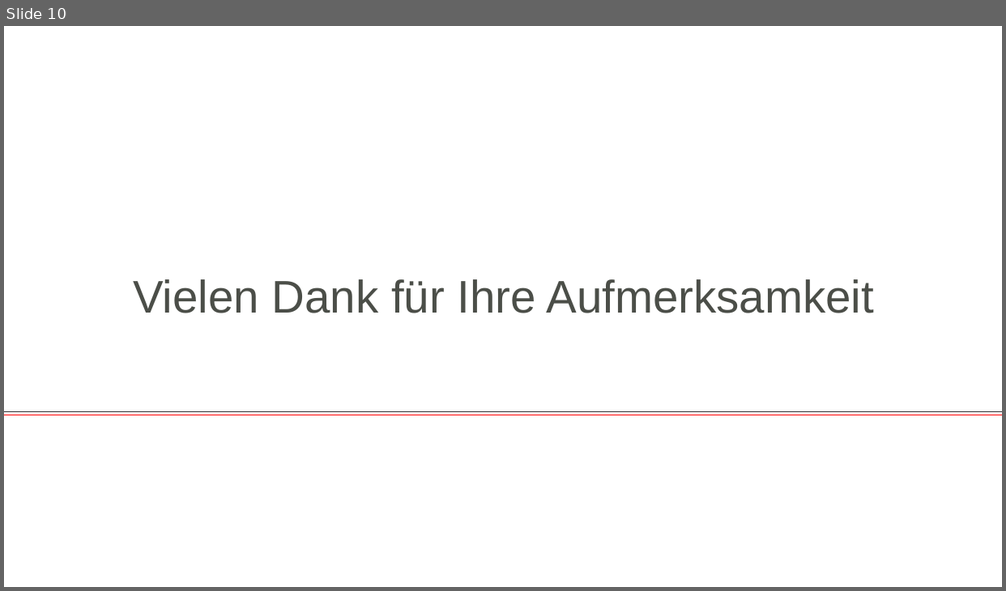
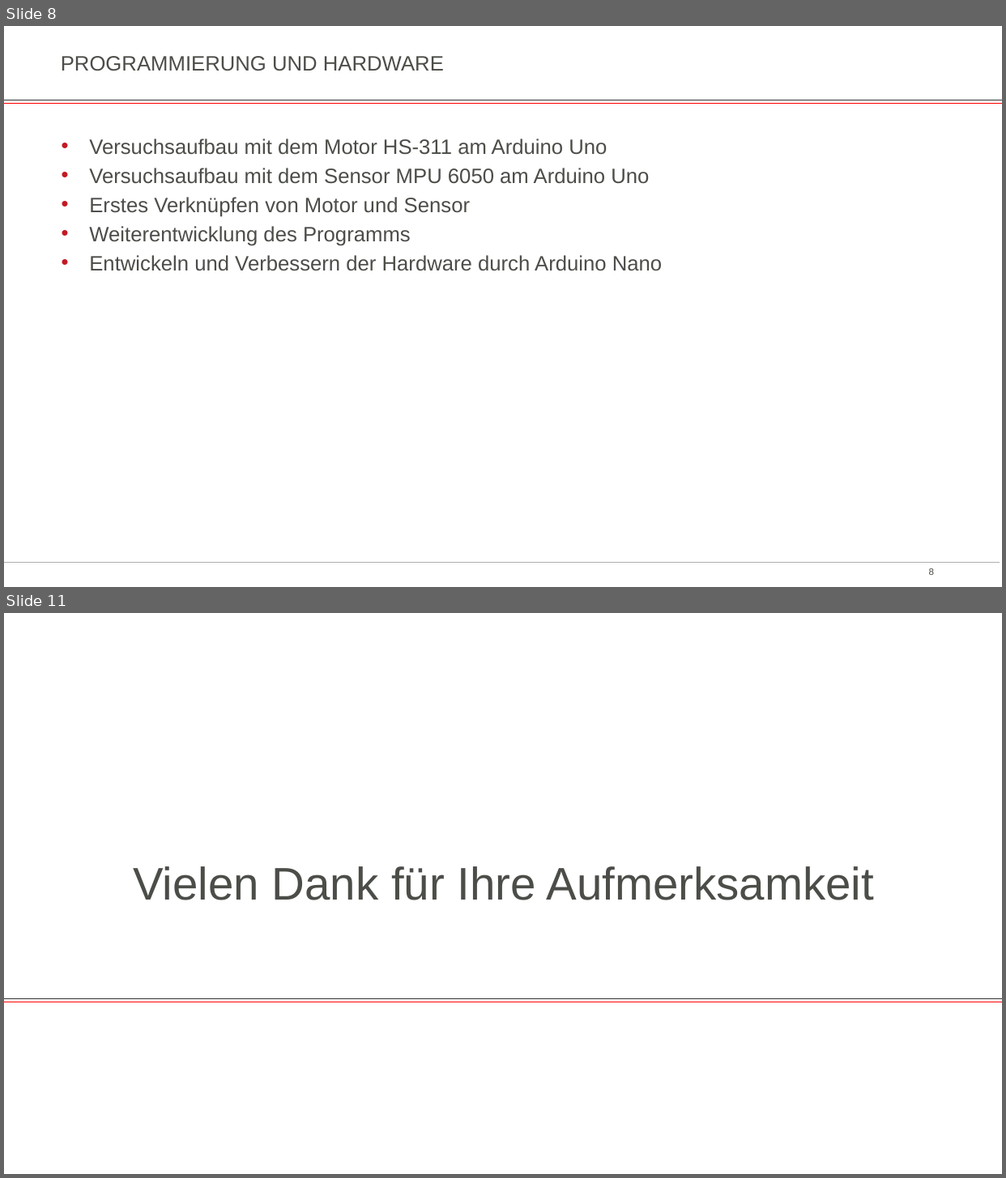
Before and after one commit to jamadir/Komplexlabor, a slide deck: Dokumentation/Präsentation Kugellabyrinth.pptx. Shown one above the other, each under a label of ours: slide 10 before the commit, slides 8 and 11 after it; the slides between them are not shown. The pictures are 1006x591 and 1006x1178 pixels, drawn with LibreOffice and Linux fonts; fonts in the diff are those of the drawing; background and template pictures are left out. Boxes give left, top, right and bottom in pixels: in the first picture for what was removed or moved away, otherwise in the second. Text is boxed around its words. In the diff, an @@ line names an element or a change of style, - is before the commit and + after.

```diff
--- a/Dokumentation/Präsentation Kugellabyrinth.pptx
+++ b/Dokumentation/Präsentation Kugellabyrinth.pptx
@@ slide 8 added at <box>4,26,1002,587</box>, background #FFFFFF @@
@@ title added at <box>61,56,444,71</box>, 20 pt, text #4B4E48 @@
+PROGRAMMIERUNG UND HARDWARE
@@ line added from (4, 103) to (1002, 103), #FF0000 0.5 pt @@
@@ line added from (4, 100) to (1002, 100), #303234 0.5 pt @@
@@ text added at <box>89,139,662,271</box>, 20 pt, text #4B4E48 @@
+• Versuchsaufbau mit dem Motor HS-311 am Arduino Uno
+• Versuchsaufbau mit dem Sensor MPU 6050 am Arduino Uno
+• Erstes Verknüpfen von Motor und Sensor
+• Weiterentwicklung des Programms
+• Entwickeln und Verbessern der Hardware durch Arduino Nano
@@ line added from (4, 563) to (999, 563), #ACAEAA 1 pt @@
@@ page number added at <box>929,569,934,575</box>, 9 pt, text #4B4E48 @@
+8
@@ what was slide 10 is now slide 11 @@
```
Also in this commit, not shown: 7 slides changed, 2 other slides added, 2 slides removed.
